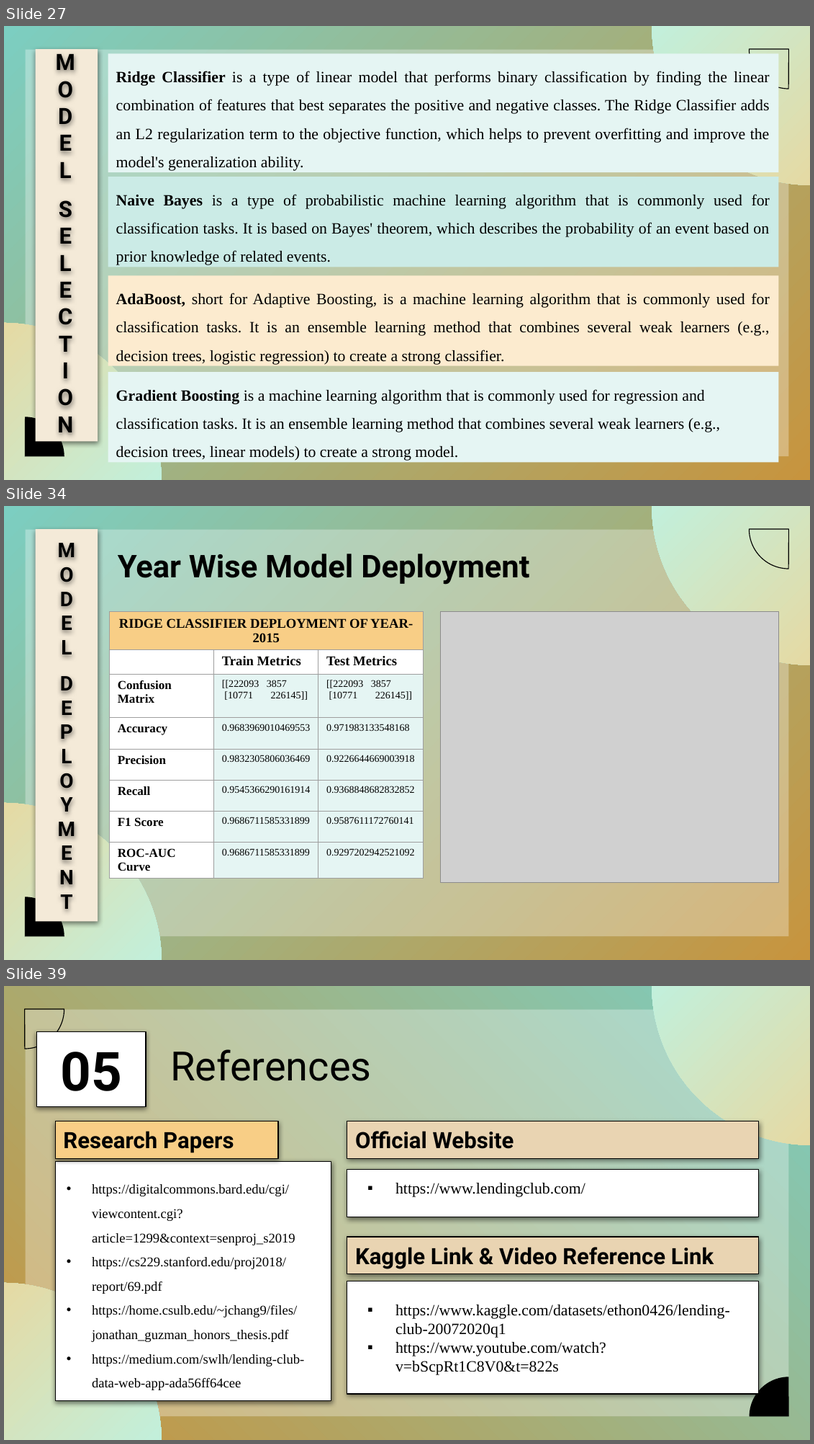
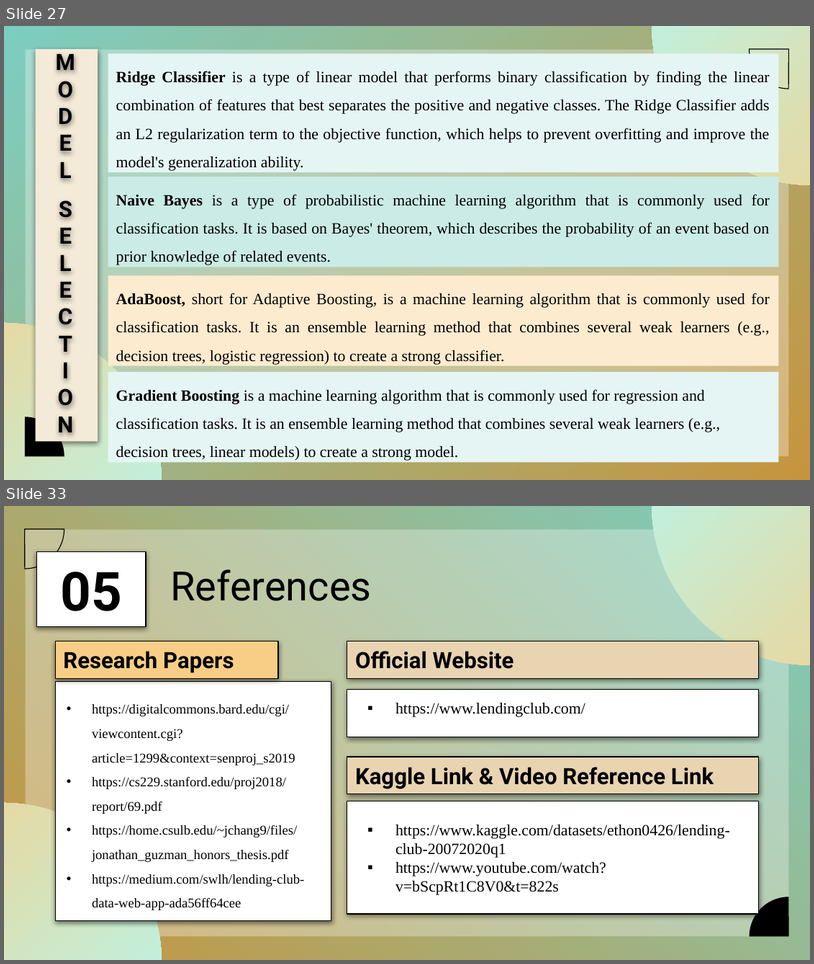
Before and after one commit to PrabhatMishra2111/Capstone-Project-P2P-Lending-Group-, a slide deck: Lending Club Final Presentation.pptx. Shown one above the other, each under a label of ours: slides 27, 34 and 39 before the commit, slides 27 and 33 after it; the slides between them are not shown. The pictures are 814x1444 and 814x964 pixels, drawn with LibreOffice and Linux fonts; fonts in the diff are those of the drawing; grey boxes stand for pictures; background and template pictures are left out. Boxes give left, top, right and bottom in pixels: in the first picture for what was removed or moved away, otherwise in the second. Text is boxed around its words. In the diff, an @@ line names an element or a change of style, - is before the commit and + after.

```diff
--- a/Lending Club Final Presentation.pptx
+++ b/Lending Club Final Presentation.pptx
@@ slide 34 removed at <box>4,506,810,960</box>, background picture (left out); not listed: 5 template elements that a slide beside it also shows @@
@@ rectangle removed at <box>36,529,98,921</box> @@
@@ text removed at <box>58,539,75,908</box> @@
-M
-O
-D
-E
-L
-D
-E
-P
-L
-O
-Y
-M
-E
-N
-T
@@ title removed at <box>118,554,530,584</box> @@
-Year Wise Model Deployment
@@ table removed at <box>110,612,424,883</box>, 8 rows, 3 columns @@
-RIDGE CLASSIFIER DEPLOYMENT OF YEAR- 2015 |  | 
- | Train Metrics | Test Metrics
-Confusion Matrix | [[222093 3857 / [10771 226145]] | [[222093 3857 / [10771 226145]]
-Accuracy | 0.9683969010469553 | 0.971983133548168
-Precision | 0.9832305806036469 | 0.9226644669003918
-Recall | 0.9545366290161914 | 0.9368848682832852
-F1 Score | 0.9686711585331899 | 0.9587611172760141
-ROC-AUC Curve | 0.9686711585331899 | 0.9297202942521092
@@ picture removed at <box>441,612,779,883</box> @@
@@ what was slide 39 is now slide 33 @@
```
Also in this commit, not shown: 7 slides changed, 1 slide added, 6 other slides removed.
